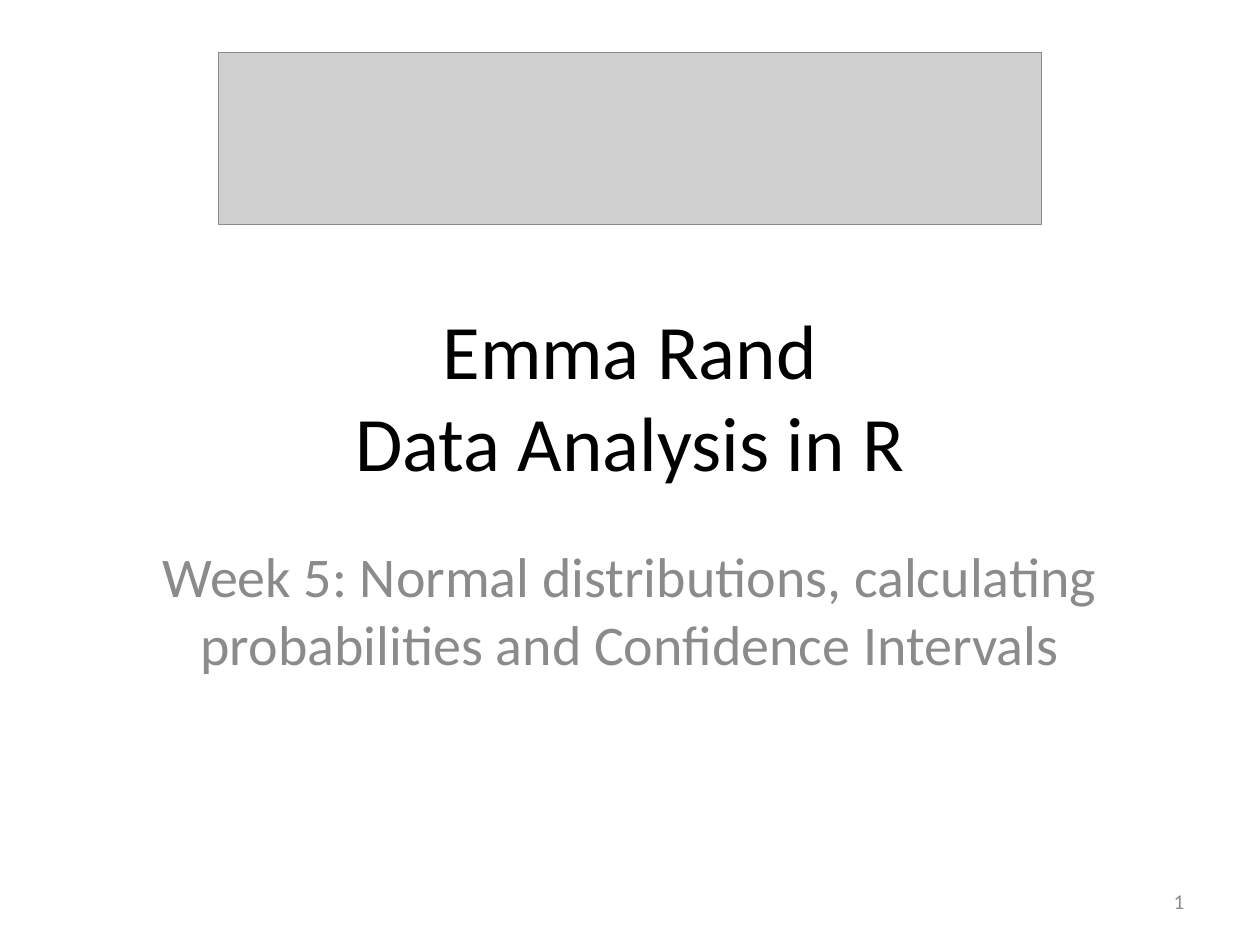
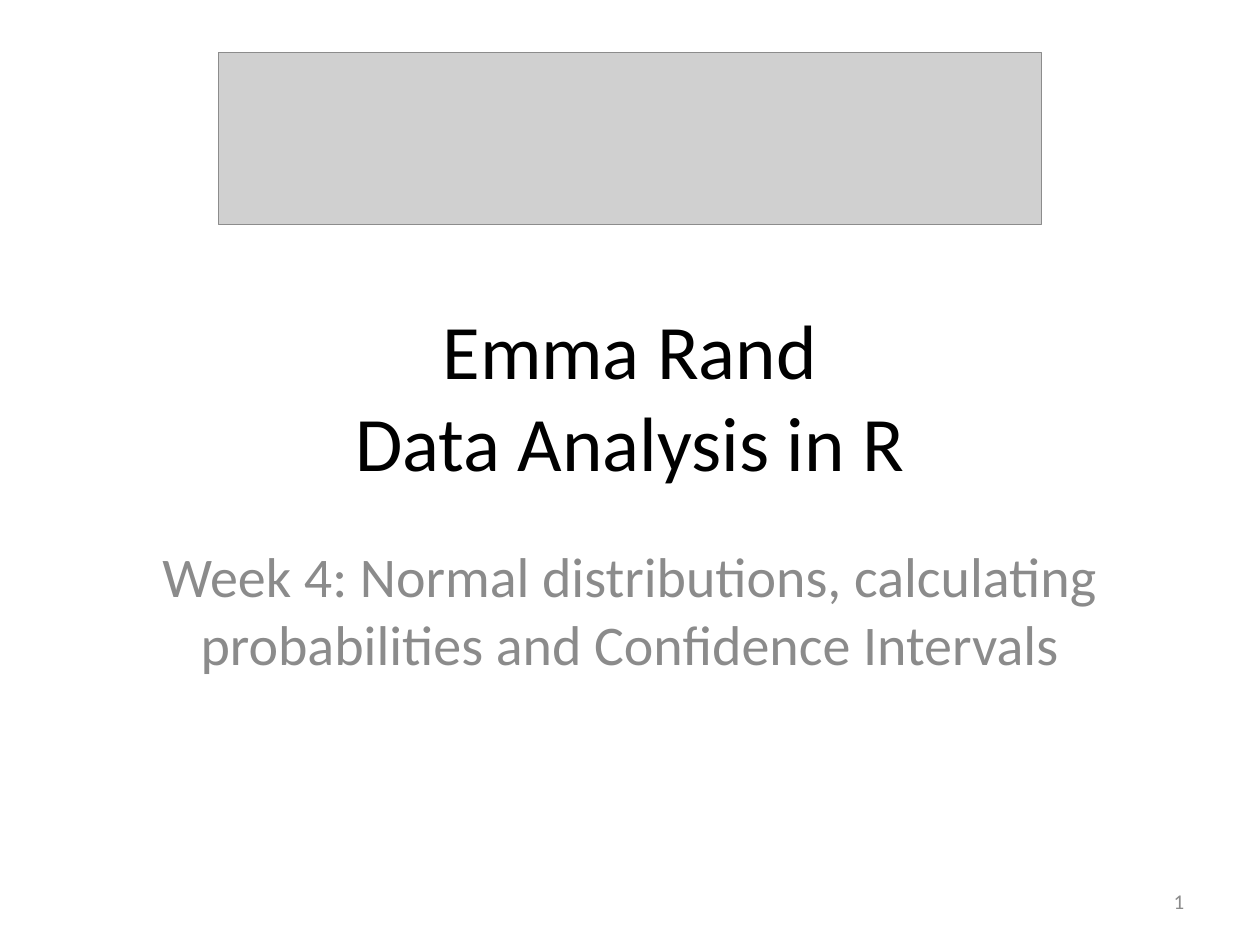
Before and after one commit to 3mmaRand/BIO00017C-Data-Analysis-in-R-2020, a slide deck: slide 1 of slides/03-normal-distributions-probabilities-ci.pptx. Drawn at 1260x945 pixels with LibreOffice and Linux fonts; fonts in the diff are those of the drawing; grey boxes stand for pictures. Boxes give left, top, right and bottom in pixels: in the first picture for what was removed or moved away, otherwise in the second. Text is boxed around its words. In the diff, an @@ line names an element or a change of style, - is before the commit and + after.

```diff
--- a/slides/03-normal-distributions-probabilities-ci.pptx
+++ b/slides/03-normal-distributions-probabilities-ci.pptx
@@ subtitle at box(162, 558, 1096, 674): text changed @@
-Week 5: Normal distributions, calculating probabilities and Confidence Intervals
+Week 4: Normal distributions, calculating probabilities and Confidence Intervals
```
Also in this commit, not shown: 2 other slides changed.
